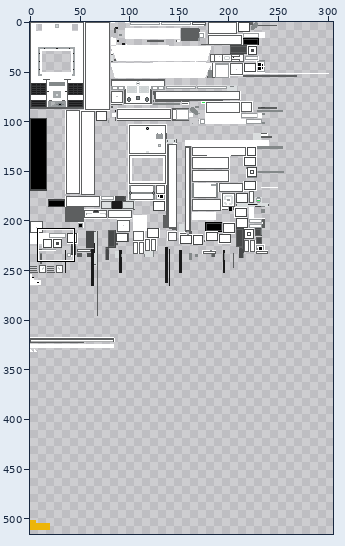
Sprite sheet, stored at doodle tank Resources/textures/entity/tiger_1/default.png. The picture above shows the old version from afar; the outline marks the close-up.
Close-up. Old version:
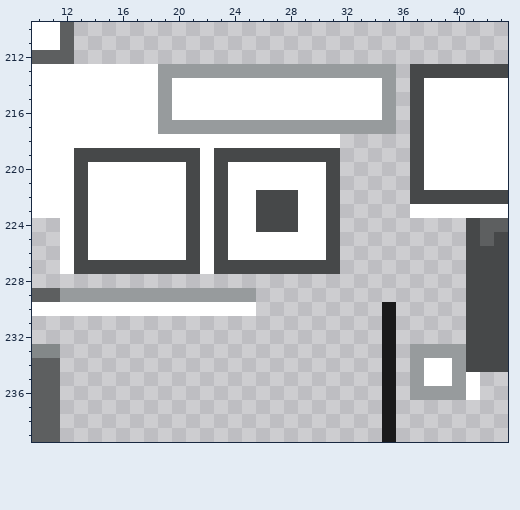
The file is 2048x2048 pixels. Colours within 5 levels of each other are drawn and written as one. Shown: x 10..43, y 210..239. The wide view leaves out empty margins. The commit also changed other parts of the picture, which this record leaves out.
New version:
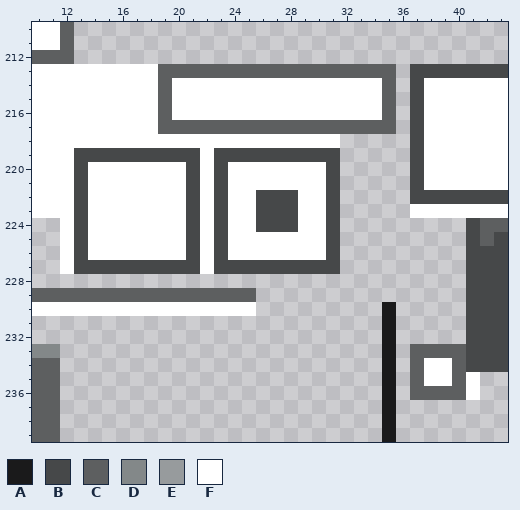
Palette (. is transparent): A #1a1a1b  B #464849  C #5d5f60  D #838889  E #979b9d  F #ffffff
Edits made:
y 213: x 19..35 EEEEEEEEEEEEEEEEE -> CCCCCCCCCCCCCCCCC
y 214..216: x 19 E -> C; x 35 E -> C
y 217: x 19..35 EEEEEEEEEEEEEEEEE -> CCCCCCCCCCCCCCCCC
y 229: x 12..25 EEEEEEEEEEEEEE -> CCCCCCCCCCCCCC
y 233: x 37..40 EEEE -> CCCC
y 234..235: x 37 E -> C; x 40 E -> C
y 236: x 37..40 EEEE -> CCCC
